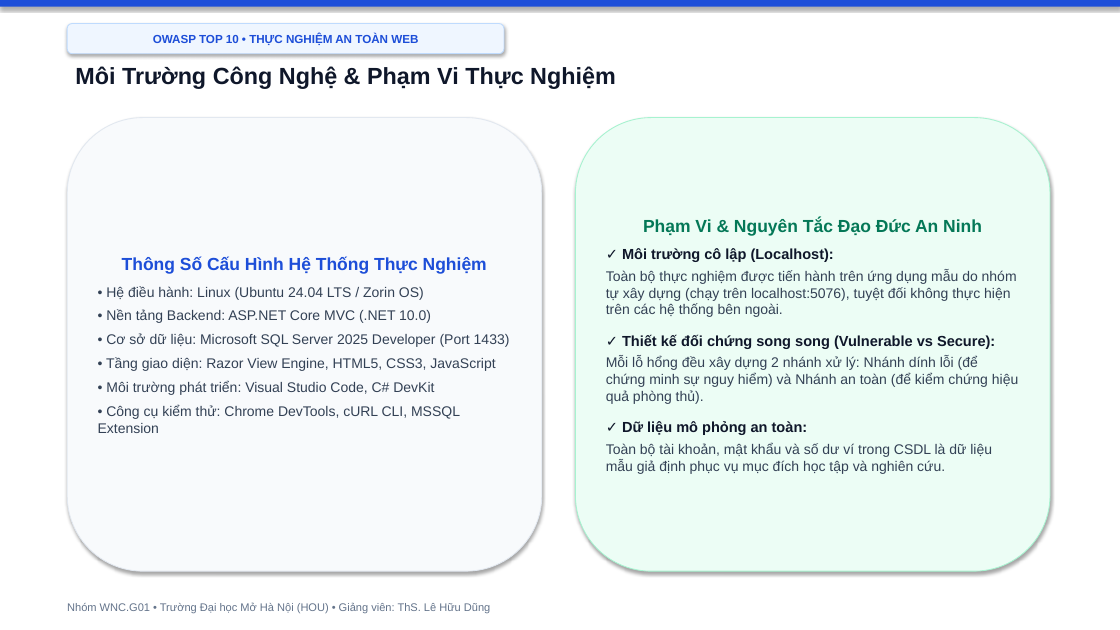
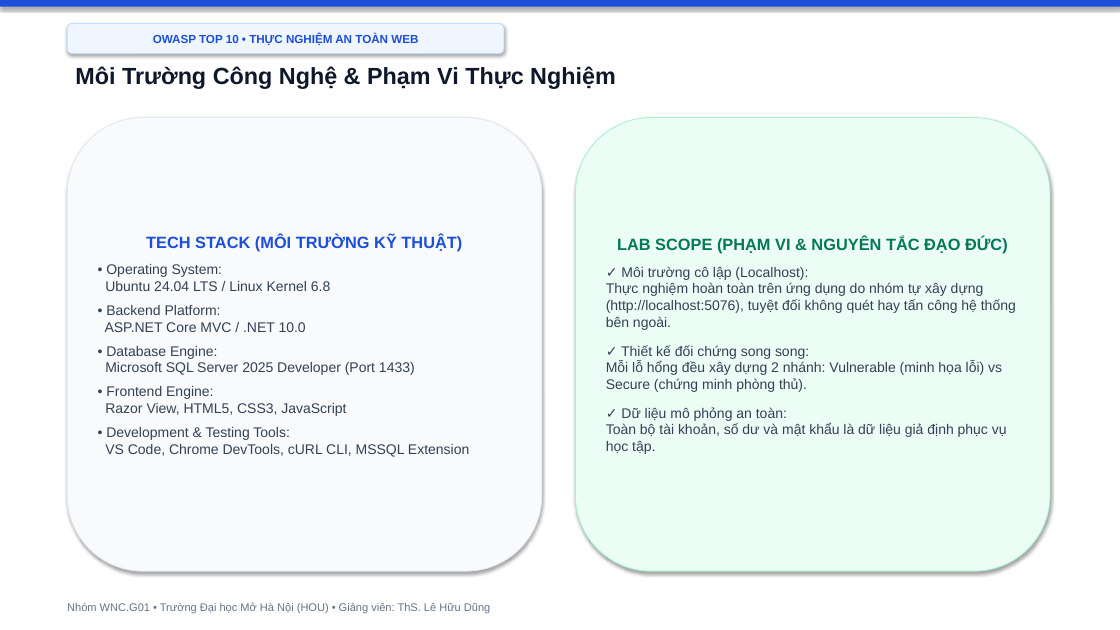
Before and after one commit to hocjsoo/OWASP_Demo, a slide deck: slide 2 of Slide_OWASP_Top3_Nhom_WNC_G01.pptx. Drawn at 1120x630 pixels with LibreOffice and Linux fonts; fonts in the diff are those of the drawing. Boxes give left, top, right and bottom in pixels: in the first picture for what was removed or moved away, otherwise in the second. Text is boxed around its words. In the diff, an @@ line names an element or a change of style, - is before the commit and + after.

```diff
--- a/Slide_OWASP_Top3_Nhom_WNC_G01.pptx
+++ b/Slide_OWASP_Top3_Nhom_WNC_G01.pptx
@@ text in rounded rectangle at (105, 234, 469, 457): text changed @@
-Thông Số Cấu Hình Hệ Thống Thực Nghiệm
-• Hệ điều hành: Linux (Ubuntu 24.04 LTS / Zorin OS)
-• Nền tảng Backend: ASP.NET Core MVC (.NET 10.0)
-• Cơ sở dữ liệu: Microsoft SQL Server 2025 Developer (Port 1433)
-• Tầng giao diện: Razor View Engine, HTML5, CSS3, JavaScript
-• Môi trường phát triển: Visual Studio Code, C# DevKit
-• Công cụ kiểm thử: Chrome DevTools, cURL CLI, MSSQL Extension
+TECH STACK (MÔI TRƯỜNG KỸ THUẬT)
+• Operating System:
+Ubuntu 24.04 LTS / Linux Kernel 6.8
+• Backend Platform:
+ASP.NET Core MVC / .NET 10.0
+• Database Engine:
+Microsoft SQL Server 2025 Developer (Port 1433)
+• Frontend Engine:
+Razor View, HTML5, CSS3, JavaScript
+• Development & Testing Tools:
+VS Code, Chrome DevTools, cURL CLI, MSSQL Extension
@@ text in rounded rectangle at (606, 237, 1016, 454): text changed @@
-Phạm Vi & Nguyên Tắc Đạo Đức An Ninh
-✓ Môi trường cô lập (Localhost):
-Toàn bộ thực nghiệm được tiến hành trên ứng dụng mẫu do nhóm tự xây dựng (chạy trên localhost:5076), tuyệt đối không thực hiện trên các hệ thống bên ngoài.
-✓ Thiết kế đối chứng song song (Vulnerable vs Secure):
-Mỗi lỗ hổng đều xây dựng 2 nhánh xử lý: Nhánh dính lỗi (để chứng minh sự nguy hiểm) và Nhánh an toàn (để kiểm chứng hiệu quả phòng thủ).
-✓ Dữ liệu mô phỏng an toàn:
-Toàn bộ tài khoản, mật khẩu và số dư ví trong CSDL là dữ liệu mẫu giả định phục vụ mục đích học tập và nghiên cứu.
+LAB SCOPE (PHẠM VI & NGUYÊN TẮC ĐẠO ĐỨC)
+✓ Môi trường cô lập (Localhost):
+Thực nghiệm hoàn toàn trên ứng dụng do nhóm tự xây dựng (http://localhost:5076), tuyệt đối không quét hay tấn công hệ thống bên ngoài.
+✓ Thiết kế đối chứng song song:
+Mỗi lỗ hổng đều xây dựng 2 nhánh: Vulnerable (minh họa lỗi) vs Secure (chứng minh phòng thủ).
+✓ Dữ liệu mô phỏng an toàn:
+Toàn bộ tài khoản, số dư và mật khẩu là dữ liệu giả định phục vụ học tập.
```
Also in this commit, not shown: 18 other slides changed, 2 other files.
